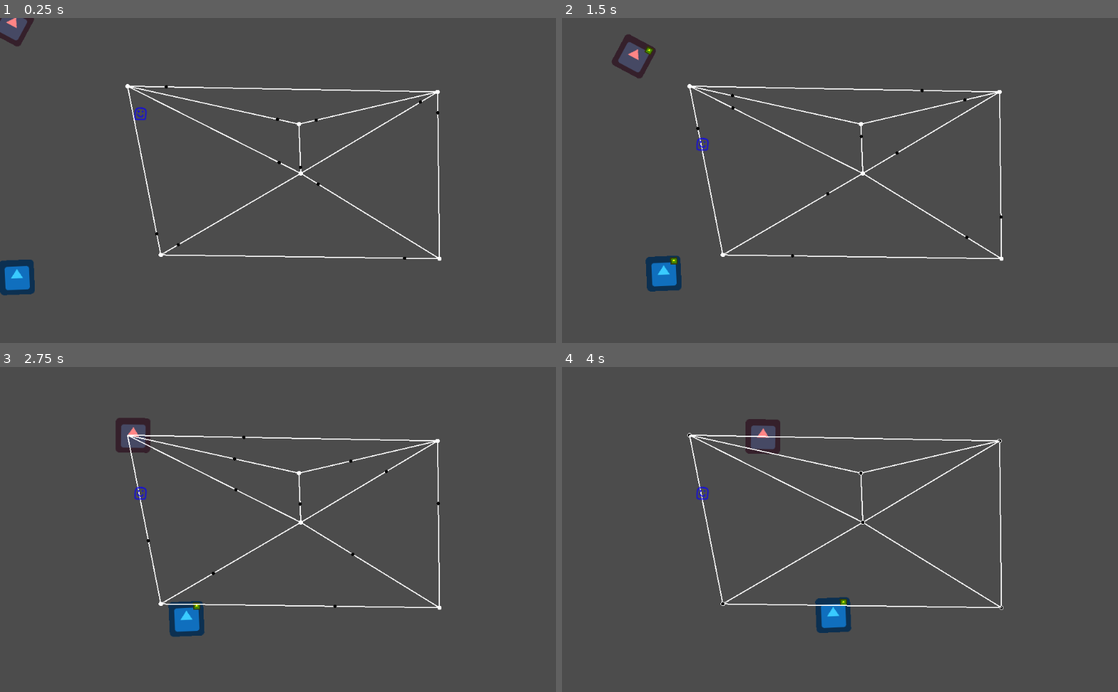
Above: before the commit, frames 1-4 (two rows, left to right).
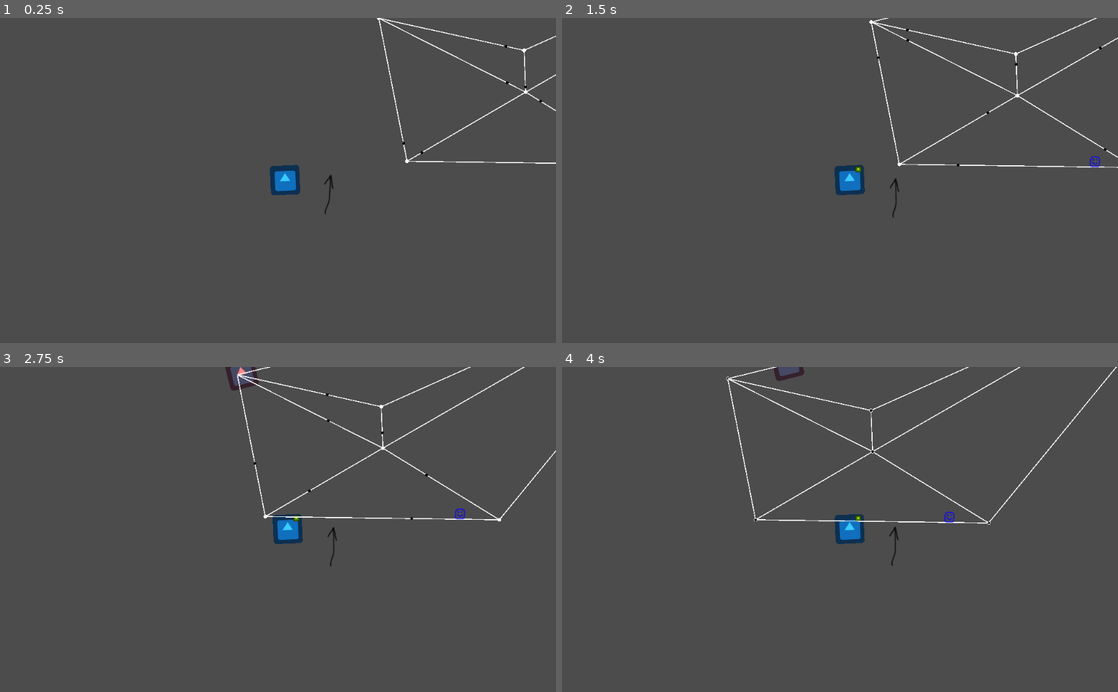
Above: after the commit, the same moments.

Repository: DevinPentecost/gmtkjam-2019
Game: Godot game, scene res://scenes/test/car_test.tscn
The game is run twice, just before and just after one commit, with the same random seed, the same clock (stepped at 60 frames per second) and the same inputs. This scene is started directly instead of the project's main scene. The engine's default icon, where the game draws it, is replaced by a stand-in: a white triangle on a blue panel in a dark square.
Inputs (mouse positions are in pixels of both pictures, inside the frame that each line leads up to):
- Up to frame 1 (0.25 s): no input
- Up to frame 2 (1.5 s): tap Enter at 0.5 s; move the mouse to (689, 86) at 0.52 s; hold D (player_turn_right) 0.53-1.28 s; hold W (player_turn_straight) 0.53-1.28 s; click (689, 86) at 0.67 s; move the mouse to (1001, 92) at 1.27 s; hold A (player_turn_left) from 1.28 s (still down); tap W (player_turn_straight) at 1.35 s; click (1001, 92) at 1.42 s
- Up to frame 3 (2.75 s): move the mouse to (300, 523) at 2.02 s; release A (player_turn_left) at 2.03 s; hold D (player_turn_right) from 2.03 s (still down); hold W (player_turn_straight) from 2.03 s (still down); click (300, 523) at 2.17 s
- Up to frame 4 (4 s): move the mouse to (1001, 607) at 2.77 s; release W (player_turn_straight) at 2.78 s; tap W (player_turn_straight) at 2.85 s; click (1001, 607) at 2.92 s; move the mouse to (723, 604) at 3.52 s; release D (player_turn_right) at 3.53 s; hold A (player_turn_left) from 3.53 s (still down); hold W (player_turn_straight) from 3.53 s (still down); click (723, 604) at 3.67 s

The runs differ from the first frame. In frame 1, 3.8% of the frame differs, in the area x 0-100%, y 0-86%; in frame 2, 4.2%; in frame 3, 4.4%; in frame 4, 4.4%, in the area x 22-100%, y 0-82%.

Commit message:
Added a camera that follows the player Added a crappy arrow that's not useful at all

Diff:
--- a/project/objects/car/PlayerCar.gd
+++ b/project/objects/car/PlayerCar.gd
@@ -1,9 +1,30 @@
 extends Car
+
+#Player gradually speeds up
+var min_speed = 75
+var accelleration = 0.50
+var max_speed = 250
+
+#Camera zoom based on speed
+var speed_camera_zoom = [Vector2(min_speed, max_speed), Vector2(0.75, 2.25)] #Speed vs camera lerps
+
 
 # Called when the node enters the scene tree for the first time.
 func _ready():
 
+	set_process(true)
+
 	set_process_unhandled_key_input(true)
+
+func _process(delta):
+
+	#Adjust the camera based on speed
+	var zoom = range_lerp(speed, speed_camera_zoom[0].x, speed_camera_zoom[0].y, speed_camera_zoom[1].x, speed_camera_zoom[1].y)
+	$PlayerCamera.zoom = Vector2(zoom, zoom)
+
+	#Adjust speed
+	speed += accelleration * delta
+	speed = min(speed, max_speed)
 
 func pick_next_destination():
 
--- a/project/objects/car/PlayerCar.tscn
+++ b/project/objects/car/PlayerCar.tscn
@@ -1,7 +1,8 @@
-[gd_scene load_steps=3 format=2]
+[gd_scene load_steps=4 format=2]
 
 [ext_resource path="res://objects/car/Car.tscn" type="PackedScene" id=1]
 [ext_resource path="res://objects/car/PlayerCar.gd" type="Script" id=2]
+[ext_resource path="res://objects/game/PlayerCamera.tscn" type="PackedScene" id=3]
 
 [node name="PlayerCar" groups=[
 "player",
@@ -9,5 +10,7 @@
 script = ExtResource( 2 )
 speed = 125.0
 
-[node name="Sprite" parent="." index="1"]
+[node name="PlayerCamera" parent="." index="0" instance=ExtResource( 3 )]
+
+[node name="Sprite" parent="." index="2"]
 self_modulate = Color( 0.227451, 0.8, 1, 1 )
--- /dev/null
+++ b/project/objects/game/PlayerCamera.tscn
@@ -0,0 +1,6 @@
+[gd_scene format=2]
+
+[node name="PlayerCamera" type="Camera2D"]
+current = true
+smoothing_enabled = true
+editor_draw_drag_margin = true
--- a/project/objects/passenger/PassengerController.gd
+++ b/project/objects/passenger/PassengerController.gd
@@ -9,6 +9,7 @@
 
 onready var _source_pin = $SourcePin
 onready var _destination_pin = $DestinationPin
+onready var _pin_pointer = $PinPointer
 
 var source_landmark = null
 var destination_landmark = null
@@ -28,6 +29,7 @@
 	#Move the source
 	_source_pin.move_to_landmark(source_landmark)
 	_source_pin.set_showing(true)
+	_pin_pointer.target_pin = _source_pin
 
 	#Hide destination
 	_destination_pin.set_showing(false)
@@ -50,6 +52,7 @@
 	#Show the new destination
 	_destination_pin.move_to_landmark(destination_landmark)
 	_destination_pin.set_showing(true)
+	_pin_pointer.target_pin = _destination_pin
 
 	#Hide the source
 	_source_pin.set_showing(false)
--- a/project/objects/passenger/PassengerController.tscn
+++ b/project/objects/passenger/PassengerController.tscn
@@ -1,9 +1,10 @@
-[gd_scene load_steps=5 format=2]
+[gd_scene load_steps=6 format=2]
 
 [ext_resource path="res://objects/passenger/PassengerController.gd" type="Script" id=1]
 [ext_resource path="res://objects/passenger/Pin.tscn" type="PackedScene" id=2]
 [ext_resource path="res://objects/passenger/pin.png" type="Texture" id=3]
 [ext_resource path="res://objects/passenger/Passenger.tscn" type="PackedScene" id=4]
+[ext_resource path="res://objects/passenger/PinPointer.tscn" type="PackedScene" id=5]
 
 [node name="PassengerController" type="Node"]
 script = ExtResource( 1 )
@@ -16,6 +17,8 @@
 texture = ExtResource( 3 )
 
 [node name="Passenger" parent="." instance=ExtResource( 4 )]
+
+[node name="PinPointer" parent="." instance=ExtResource( 5 )]
 [connection signal="pin_reached" from="SourcePin" to="." method="_on_SourcePin_pin_reached"]
 [connection signal="pin_reached" from="DestinationPin" to="." method="_on_DestinationPin_pin_reached"]
 [connection signal="passenger_impatient" from="Passenger" to="." method="_on_Passenger_passenger_impatient"]
--- /dev/null
+++ b/project/objects/passenger/PinPointer.gd
@@ -0,0 +1,34 @@
+extends Sprite
+
+export(NodePath) var player
+onready var _player = get_node(player)
+var target_pin = null
+
+onready var viewport = get_viewport()
+var showing = false
+
+# Called when the node enters the scene tree for the first time.
+func _ready():
+	set_process(true)
+
+# Called every frame. 'delta' is the elapsed time since the previous frame.
+func _process(delta):
+	if target_pin and _player:
+
+		#Just point from the player to it
+		#TODO: This is a disaster
+		var difference = target_pin.global_position - _player.global_position
+		var angle = difference.angle()
+		rotation = -angle
+		global_position = _player.global_position + difference.normalized() * 100
+
+
+func _show(show):
+	showing = show
+
+	#It's off screen
+	$Tween.stop_all()
+	var target_modulate = modulate
+	target_modulate.a = 1.0 if show else 0.0
+	$Tween.interpolate_property(self, "modulate", modulate, target_modulate, 1, Tween.TRANS_CUBIC, Tween.EASE_IN)
+	$Tween.start()
--- /dev/null
+++ b/project/objects/passenger/PinPointer.tscn
@@ -0,0 +1,11 @@
+[gd_scene load_steps=3 format=2]
+
+[ext_resource path="res://objects/passenger/pointer.png" type="Texture" id=1]
+[ext_resource path="res://objects/passenger/PinPointer.gd" type="Script" id=2]
+
+[node name="PinPointer" type="Sprite"]
+texture = ExtResource( 1 )
+offset = Vector2( 0, 50 )
+script = ExtResource( 2 )
+
+[node name="Tween" type="Tween" parent="."]
--- a/project/scenes/test/car_test.tscn
+++ b/project/scenes/test/car_test.tscn
@@ -12,7 +12,6 @@
 [node name="Node2D" type="Node2D"]
 
 [node name="RoadGraph" parent="." instance=ExtResource( 1 )]
-editor/display_folded = true
 
 [node name="RoadGraphConnection" parent="RoadGraph/RoadGraphConnections" index="0" instance=ExtResource( 2 )]
 node_a = NodePath("../../RoadGraphNodes/RoadGraphNode")
@@ -62,7 +61,7 @@
 position = Vector2( 235.006, 125.911 )
 
 [node name="RoadGraphNode2" parent="RoadGraph/RoadGraphNodes" index="1" instance=ExtResource( 3 )]
-position = Vector2( 805.947, 136.463 )
+position = Vector2( 1278.63, -129.956 )
 
 [node name="RoadGraphNode3" parent="RoadGraph/RoadGraphNodes" index="2" instance=ExtResource( 3 )]
 position = Vector2( 554.016, 286.922 )
@@ -90,10 +89,10 @@
 [node name="Landmarks" parent="." instance=ExtResource( 6 )]
 
 [node name="Landmark" parent="Landmarks/Sources" index="0" instance=ExtResource( 7 )]
-position = Vector2( 259.052, 244.319 )
+position = Vector2( 723.317, 442.656 )
 
 [node name="Landmark2" parent="Landmarks/Sources" index="1" instance=ExtResource( 7 )]
-position = Vector2( 554.936, 132.595 )
+position = Vector2( 1153.27, -100.091 )
 
 [node name="Landmark" parent="Landmarks/Destinations" index="0" instance=ExtResource( 7 )]
 position = Vector2( 477.589, 248.002 )
@@ -106,6 +105,11 @@
 [node name="PassengerController" parent="." instance=ExtResource( 8 )]
 landmarks = NodePath("../Landmarks")
 
+[node name="PinPointer" parent="PassengerController" index="3"]
+player = NodePath("../../PlayerCar")
+
 [editable path="RoadGraph"]
 
 [editable path="Landmarks"]
+
+[editable path="PassengerController"]
Binary file added: project/objects/passenger/pointer.png
Not shown, added: project/objects/passenger/pointer.png.import
